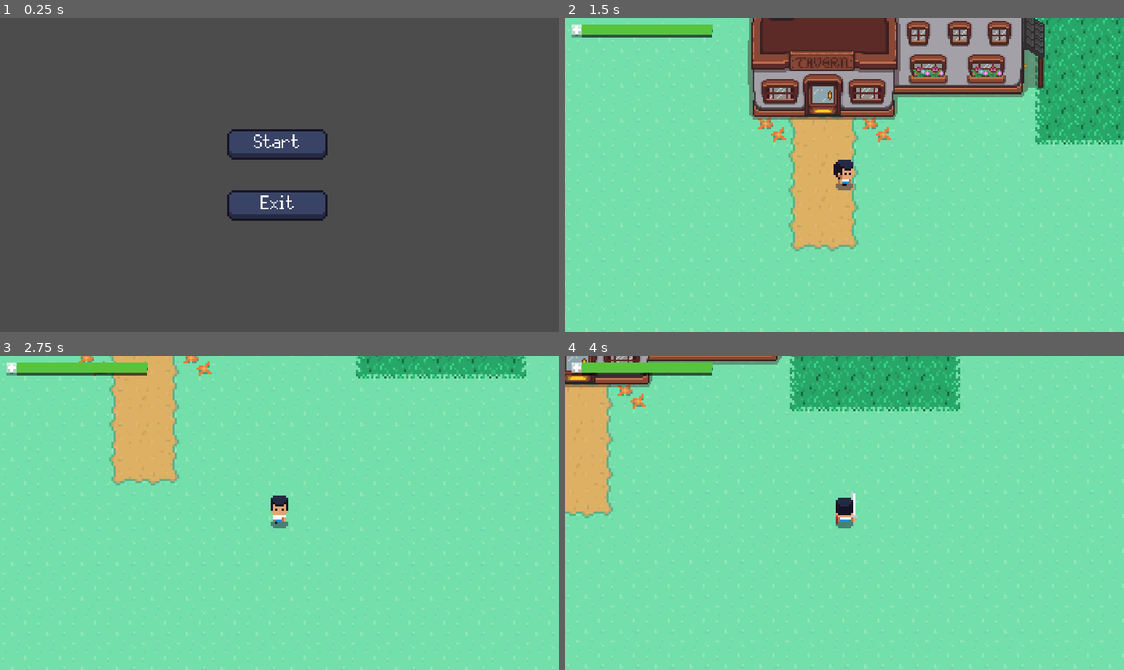
Above: before the commit, frames 1-4 (two rows, left to right).
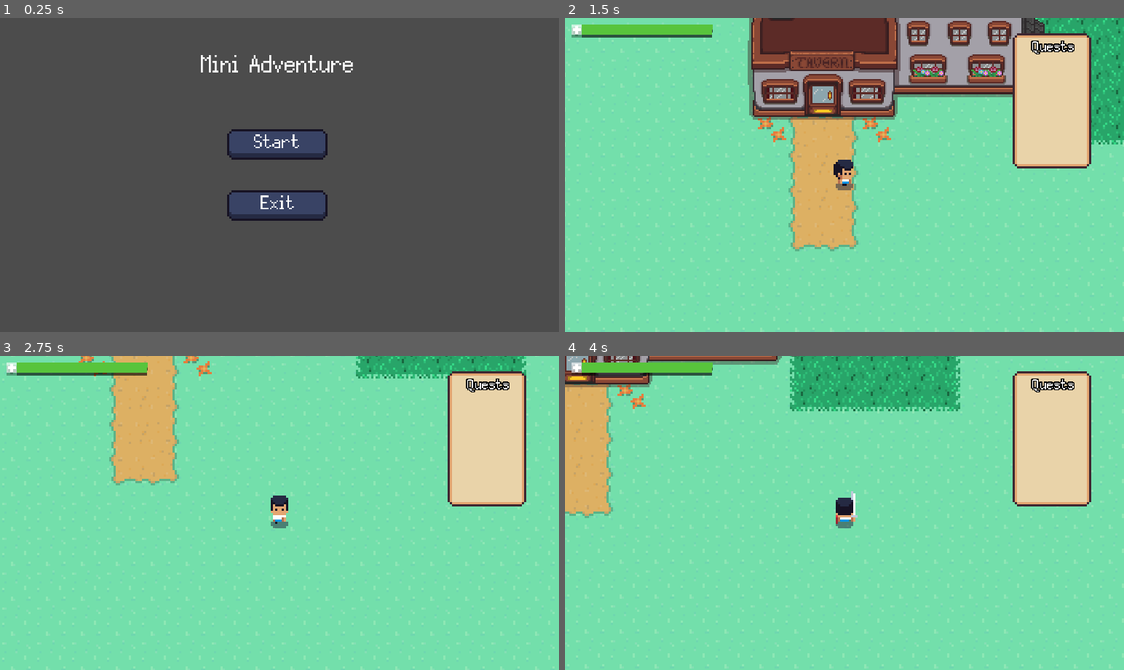
Above: after the commit, the same moments.

Repository: Juksuu/MiniAdventure
Game: Godot game, scene res://scenes/Main_menu.tscn
Two runs of this game, one before a commit and one after it. Both use one fixed random seed, a clock stepped at 60 frames per second and the inputs below.
Inputs:
- Up to frame 1 (0.25 s): no input
- Up to frame 2 (1.5 s): click "Start" at 0.5 s; hold Right (ui_right) from 1.28 s (still down); hold F from 1.28 s (still down)
- Up to frame 3 (2.75 s): tap Space at 1.52, 2.27 s; release Right (ui_right) at 2.03 s; release F at 2.03 s; hold Down (ui_down) from 2.03 s (still down); tap F at 2.1 s
- Up to frame 4 (4 s): release Down (ui_down) at 2.78 s; hold Right (ui_right) 2.78-3.53 s; hold F 2.78-3.53 s; hold Up (ui_up) from 3.53 s (still down); tap F at 3.6 s; tap Space at 3.77 s

The runs differ from the first frame. In frame 1, 0.5% of the frame differs, in the area x 35-64%, y 11-18%; in frame 2, 6.0%; in frame 3, 6.0%, in the area x 80-95%, y 4-48%; in frame 4, 6.0%.

Commit message:
feat: Add quest list

Diff:
--- a/scenes/Main_menu.tscn
+++ b/scenes/Main_menu.tscn
@@ -1,7 +1,8 @@
-[gd_scene load_steps=3 format=2]
+[gd_scene load_steps=4 format=2]
 
 [ext_resource path="res://scenes/Menu_button.tscn" type="PackedScene" id=1]
 [ext_resource path="res://scripts/Main_menu.gd" type="Script" id=2]
+[ext_resource path="res://assets/UI/font.tres" type="DynamicFont" id=3]
 
 [node name="Control" type="Control"]
 anchor_right = 1.0
@@ -9,6 +10,25 @@
 margin_left = -0.561249
 margin_right = -0.561249
 script = ExtResource( 2 )
+__meta__ = {
+"_edit_use_anchors_": false
+}
+
+[node name="Title" type="Label" parent="."]
+anchor_left = 0.5
+anchor_top = 0.15
+anchor_right = 0.5
+anchor_bottom = 0.15
+margin_left = -39.0
+margin_top = -7.5
+margin_right = 39.0
+margin_bottom = 12.5
+grow_horizontal = 2
+grow_vertical = 2
+custom_fonts/font = ExtResource( 3 )
+text = "Mini Adventure"
+align = 1
+valign = 1
 __meta__ = {
 "_edit_use_anchors_": false
 }
--- a/scenes/Player_hud.tscn
+++ b/scenes/Player_hud.tscn
@@ -1,8 +1,9 @@
-[gd_scene load_steps=4 format=2]
+[gd_scene load_steps=5 format=2]
 
 [ext_resource path="res://assets/UI/hp_bg.png" type="Texture" id=1]
 [ext_resource path="res://assets/UI/hp_fill.png" type="Texture" id=2]
 [ext_resource path="res://scripts/Player_hud.gd" type="Script" id=3]
+[ext_resource path="res://scenes/Quest_list.tscn" type="PackedScene" id=4]
 
 [node name="Player_hud" type="Control"]
 anchor_right = 1.0
@@ -11,6 +12,8 @@
 __meta__ = {
 "_edit_use_anchors_": false
 }
+
+[node name="Quest_list" parent="." instance=ExtResource( 4 )]
 
 [node name="hp_bar" type="Sprite" parent="."]
 position = Vector2( 3, 3 )
--- /dev/null
+++ b/scenes/Quest_item.tscn
@@ -0,0 +1,38 @@
+[gd_scene load_steps=4 format=2]
+
+[ext_resource path="res://assets/UI/Silver.ttf" type="DynamicFontData" id=1]
+[ext_resource path="res://scripts/Quest_item.gd" type="Script" id=3]
+
+[sub_resource type="DynamicFont" id=1]
+size = 20
+outline_size = 1
+outline_color = Color( 0, 0, 0, 1 )
+extra_spacing_bottom = -10
+font_data = ExtResource( 1 )
+
+[node name="Quest_item" type="Control"]
+script = ExtResource( 3 )
+__meta__ = {
+"_edit_use_anchors_": false
+}
+
+[node name="item_desc" type="Label" parent="."]
+anchor_left = 0.5
+anchor_top = 0.1
+anchor_right = 0.5
+anchor_bottom = 0.1
+margin_left = -18.6567
+margin_top = -7.66216
+margin_right = 105.343
+margin_bottom = 41.3378
+grow_horizontal = 2
+grow_vertical = 2
+rect_scale = Vector2( 0.3, 0.3 )
+custom_fonts/font = SubResource( 1 )
+text = "Kill monsters attacking village"
+align = 1
+valign = 1
+autowrap = true
+__meta__ = {
+"_edit_use_anchors_": false
+}
--- /dev/null
+++ b/scenes/Quest_list.tscn
@@ -0,0 +1,54 @@
+[gd_scene load_steps=5 format=2]
+
+[ext_resource path="res://assets/UI/GUI.png" type="Texture" id=1]
+[ext_resource path="res://assets/UI/Silver.ttf" type="DynamicFontData" id=2]
+[ext_resource path="res://scripts/Quest_list.gd" type="Script" id=4]
+
+[sub_resource type="DynamicFont" id=1]
+size = 20
+outline_size = 1
+outline_color = Color( 0, 0, 0, 1 )
+font_data = ExtResource( 2 )
+
+[node name="Quest_list" type="Control"]
+margin_right = 256.0
+margin_bottom = 144.0
+script = ExtResource( 4 )
+__meta__ = {
+"_edit_use_anchors_": false
+}
+
+[node name="list_bg" type="NinePatchRect" parent="."]
+anchor_left = 0.8
+anchor_top = 0.05
+anchor_right = 0.8
+anchor_bottom = 0.05
+margin_left = -0.199997
+margin_top = -0.2
+margin_right = 35.8
+margin_bottom = 61.8
+texture = ExtResource( 1 )
+region_rect = Rect2( 49, 97, 30, 30 )
+patch_margin_left = 2
+patch_margin_top = 2
+patch_margin_right = 2
+patch_margin_bottom = 2
+__meta__ = {
+"_edit_use_anchors_": false
+}
+
+[node name="Title" type="Label" parent="list_bg"]
+anchor_left = 0.5
+anchor_top = 0.1
+anchor_right = 0.5
+anchor_bottom = 0.1
+margin_left = -9.46771
+margin_top = -3.77008
+margin_right = 27.5323
+margin_bottom = 16.2299
+rect_scale = Vector2( 0.5, 0.5 )
+custom_fonts/font = SubResource( 1 )
+text = "Quests"
+__meta__ = {
+"_edit_use_anchors_": false
+}
--- /dev/null
+++ b/scripts/Quest_item.gd
@@ -0,0 +1,10 @@
+extends Control
+
+onready var label = $item_desc
+
+func set_text(text):
+	print(text)
+	label.text = text
+
+func get_line_count() -> int:
+	return label.get_line_count()
--- /dev/null
+++ b/scripts/Quest_list.gd
@@ -0,0 +1,37 @@
+extends Control
+
+const START_ANCHOR = Vector2(0.5, 0.25)
+const OFFSET_ANCHOR = Vector2(0, 0.1)
+
+onready var list_bg = $list_bg
+
+var quest_scene = preload("res://scenes/Quest_item.tscn")
+
+var quests = ["Find sword", "Kill monsters attacking the village"]
+
+var quest_intances = []
+
+func _ready():
+	for i in range(0, quests.size()):
+		var quest = quests[i]
+
+		var instance = quest_scene.instance()
+		instance.visible = false
+		list_bg.add_child(instance)
+		quest_intances.append(instance)
+
+		instance.set_text(quest)
+
+		var extra_space = 0
+		if i - 1 >= 0:
+			var prev_quest = quest_intances[i - 1]
+			var prev_line_count = prev_quest.get_line_count()
+			var current_line_count = instance.get_line_count()
+			if prev_line_count > 1 or current_line_count > 1:
+				var line_count = max(prev_line_count, current_line_count)
+				extra_space = line_count - 1
+
+		instance.anchor_left = START_ANCHOR.x
+		instance.anchor_right = START_ANCHOR.x
+		instance.anchor_top = START_ANCHOR.y + (i + extra_space) * OFFSET_ANCHOR.y
+		instance.anchor_bottom = START_ANCHOR.y + (i + extra_space) * OFFSET_ANCHOR.y
